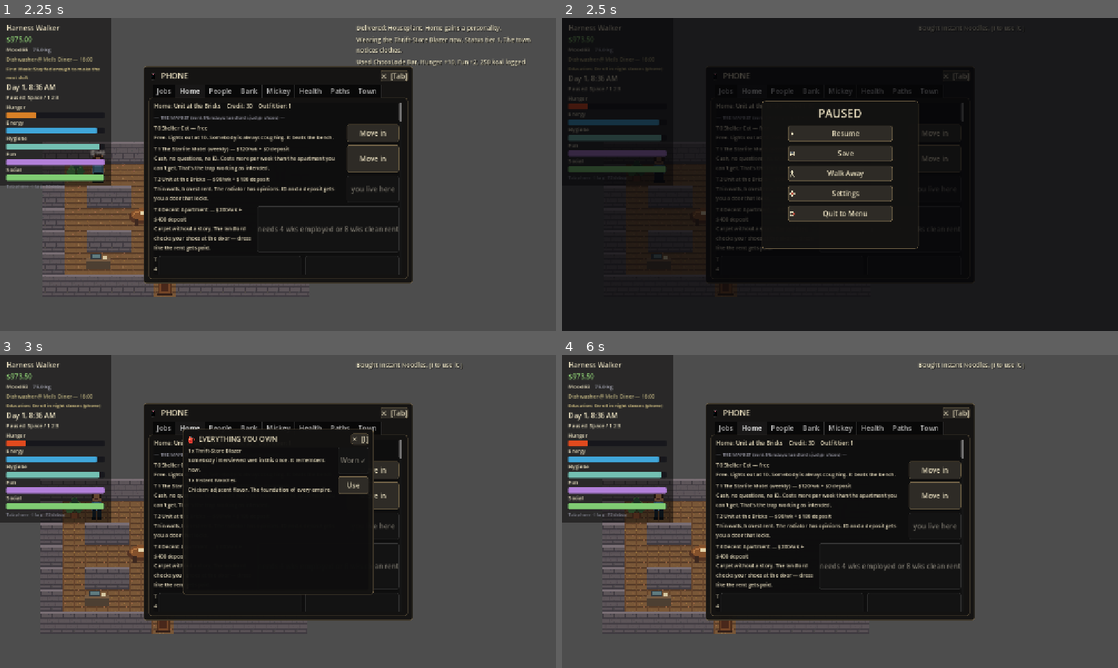
Above: before the commit, frames 1-4 (two rows, left to right).
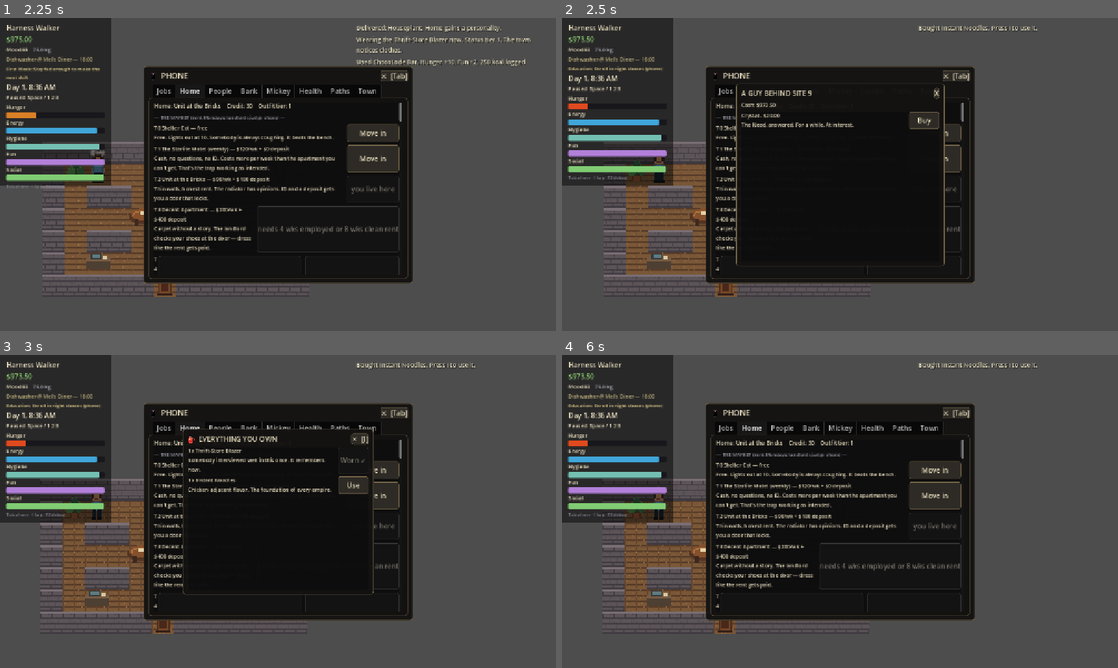
Above: after the commit, the same moments.

Repository: redstonejh/rags
Game: Godot game, scene res://scenes/dev/PlaytestDriver.tscn
Same seed, same stepped clock (60 frames per second), same inputs: the game is played once before the commit and once after it. This scene is started directly instead of the project's main scene.
Inputs (mouse positions are in pixels of both pictures, inside the frame that each line leads up to):
- Up to frame 1 (2.25 s): move the mouse to (400, 158) at 0.52 s; hold D (move_right) 0.53-1.25 s; hold E (interact) 0.53-1.25 s; click (400, 158) at 0.67 s; drag from (166, 190) to (355, 130) at 1.27 s; move the mouse to (333, 105) at 2.02 s; hold D (move_right) from 2.03 s (still down); hold Tab (phone) from 2.03 s (still down)
- Up to frame 2 (2.5 s): keep holding D (move_right); keep holding Tab (phone); tap E (interact) at 2.3 s
- Up to frame 3 (3 s): release D (move_right) at 2.75 s; release Tab (phone) at 2.75 s; tap I (inventory) at 2.75 s; drag from (250, 574) to (161, 624) at 2.77 s
- Up to frame 4 (6 s): click "✕ [Tab]" at 3.5 s; click "Move in" at 4.25 s; click "Move in" at 5 s; click "✕ [I]" at 5.75 s

Frame 1 is identical in both runs. In frame 2, 74% of the frame differs, in the area x 0-100%, y 0-100%; in frame 3, less than 0.1%; in frame 4, less than 0.1%.

Commit message:
Add vendor context to shop UI

Diff:
--- a/scripts/autoload/event_bus.gd
+++ b/scripts/autoload/event_bus.gd
@@ -24,7 +24,7 @@
 signal shift_started(job: JobDef, late_minutes: int)
 signal shift_finished(job: JobDef, late_minutes: int)
 signal shift_dilemma(dilemma: Dictionary)           # post-shift moment; UI presents choices
-signal shop_opened(stock: Array)
+signal shop_opened(payload)
 signal survival_feedback(kind: String, title: String, detail: String) # short action vignette
 signal path_updated                                 # life-path step changed
 signal player_died(cause: String)
--- a/scripts/dev/playtest_driver.gd
+++ b/scripts/dev/playtest_driver.gd
@@ -402,6 +402,9 @@
 			"survival feedback stays behind the shop modal")
 	_check(_descendant_text_contains(shop, "Cash:"),
 			"shop shows current cash even with no dirty money")
+	_check(_descendant_text_contains(shop, "QUIKSTOP")
+			and _descendant_text_contains(shop, "Rob the register"),
+			"shop counter exposes store title and register robbery")
 	var buy_noodles := _find_named_descendant(shop, "Buy_instant_noodles") as Button
 	_check(buy_noodles != null and not buy_noodles.disabled,
 			"shop exposes a named food purchase button")
@@ -427,6 +430,21 @@
 		_check(_descendant_text_contains(shop, "ChocoLode Bar") \
 				and not _descendant_text_contains(shop, "Instant Noodles"),
 				"shop refresh replaces stock rows synchronously")
+		EventBus.shop_opened.emit({
+			"stock": ["meth"],
+			"title": "A GUY BEHIND SITE 9",
+			"allow_pocket": false,
+			"allow_register_robbery": false,
+		})
+		await get_tree().process_frame
+		_check(_descendant_text_contains(shop, "A GUY BEHIND SITE 9"),
+				"dealer payload replaces the shop title")
+		_check(_find_named_descendant(shop, "Buy_meth") != null,
+				"dealer payload exposes contraband purchase")
+		_check(_find_named_descendant(shop, "Pocket_meth") == null,
+				"dealer payload suppresses store shoplifting")
+		_check(not _descendant_text_contains(shop, "Rob the register"),
+				"dealer payload suppresses register robbery")
 
 
 func _open_pause_menu() -> void:
--- a/scripts/ui/shop.gd
+++ b/scripts/ui/shop.gd
@@ -1,11 +1,12 @@
 extends CanvasLayer
-## Shop UI: opens when any ShopCounter emits shop_opened. Infinite stock in
-## M3; prices come straight off the ItemDefs. Cash is cash — the clerk takes
-## the dirty kind too, this is not that kind of store.
+## Shop UI: shared by counters and black-market vendors. The payload decides
+## which commands are legal, so a dealer does not inherit QuikStop-only verbs.
 
 var _panel: PanelContainer
 var _rows_box: VBoxContainer
 var _cash_label: Label
+var _title_label: Label
+var _context: Dictionary = {}
 const MODAL_ID := "shop"
 
 
@@ -52,12 +53,11 @@
 
 	var header := HBoxContainer.new()
 	vbox.add_child(header)
-	var title := Label.new()
-	title.text = "🛒  QUIKSTOP — \"Open Late. Regret Later.\""
-	title.size_flags_horizontal = Control.SIZE_EXPAND_FILL
-	header.add_child(title)
+	_title_label = Label.new()
+	_title_label.size_flags_horizontal = Control.SIZE_EXPAND_FILL
+	header.add_child(_title_label)
 	var close := Button.new()
-	close.text = "✕"
+	close.text = "X"
 	close.pressed.connect(_close)
 	header.add_child(close)
 
@@ -74,10 +74,12 @@
 	scroll.add_child(_rows_box)
 
 
-func _open(stock: Array) -> void:
+func _open(payload) -> void:
+	var stock := _normalize_payload(payload)
 	for child in _rows_box.get_children():
 		_rows_box.remove_child(child)
 		child.queue_free()
+	_title_label.text = str(_context.get("title", "QUIKSTOP - \"Open Late. Regret Later.\""))
 	for item_id in stock:
 		var item := ContentDB.get_item(item_id)
 		if item == null:
@@ -88,7 +90,7 @@
 		var info := Label.new()
 		info.size_flags_horizontal = Control.SIZE_EXPAND_FILL
 		info.autowrap_mode = TextServer.AUTOWRAP_WORD_SMART
-		info.text = "%s — $%.2f\n%s" % [item.display_name, item.value_cents / 100.0, item.description]
+		info.text = "%s - $%.2f\n%s" % [item.display_name, item.value_cents / 100.0, item.description]
 		info.add_theme_font_size_override("font_size", 12)
 		row.add_child(info)
 		var btn := Button.new()
@@ -97,17 +99,19 @@
 		btn.custom_minimum_size = Vector2(70, 0)
 		btn.pressed.connect(_buy.bind(item))
 		row.add_child(btn)
-		var pocket := Button.new()
-		pocket.name = "Pocket_%s" % item.id
-		pocket.text = "Pocket"
-		pocket.tooltip_text = _shoplift_risk_text()
-		pocket.custom_minimum_size = Vector2(70, 0)
-		pocket.pressed.connect(_shoplift.bind(item))
-		row.add_child(pocket)
-	var rob := Button.new()
-	rob.text = "🔫  Rob the register"
-	rob.pressed.connect(_rob_register)
-	_rows_box.add_child(rob)
+		if _context.get("allow_pocket", true):
+			var pocket := Button.new()
+			pocket.name = "Pocket_%s" % item.id
+			pocket.text = "Pocket"
+			pocket.tooltip_text = _shoplift_risk_text()
+			pocket.custom_minimum_size = Vector2(70, 0)
+			pocket.pressed.connect(_shoplift.bind(item))
+			row.add_child(pocket)
+	if _context.get("allow_register_robbery", true):
+		var rob := Button.new()
+		rob.text = "Rob the register"
+		rob.pressed.connect(_rob_register)
+		_rows_box.add_child(rob)
 	_update_cash()
 	var stack := _ui_stack()
 	if stack != null:
@@ -116,12 +120,29 @@
 		visible = true
 
 
+func _normalize_payload(payload) -> Array:
+	_context = {
+		"title": "QUIKSTOP - \"Open Late. Regret Later.\"",
+		"allow_pocket": true,
+		"allow_register_robbery": true,
+		"buy_toast": "Bought %s. Press I to use it.",
+	}
+	if payload is Dictionary:
+		for key in payload.keys():
+			if key != "stock":
+				_context[key] = payload[key]
+		return payload.get("stock", [])
+	if payload is Array:
+		return payload
+	return []
+
+
 func _buy(item: ItemDef) -> void:
 	var sheet: CharacterSheet = WorldState.player_sheet
 	if sheet.cash_cents + sheet.dirty_cents < item.value_cents:
 		EventBus.toast.emit("The register makes a sad noise. You can't afford that.")
 		return
-	# Clean cash first; the street kind covers the rest. The clerk doesn't care.
+	# Clean cash first; the street kind covers the rest. The clerk does not care.
 	var from_clean: int = mini(sheet.cash_cents, item.value_cents)
 	if from_clean > 0:
 		sheet.add_cash(-from_clean)
@@ -130,7 +151,7 @@
 		sheet.add_dirty_cash(-from_dirty)
 	sheet.inventory.append(item.id)
 	EventBus.path_updated.emit()
-	EventBus.toast.emit("Bought %s. (I to use it.)" % item.display_name)
+	EventBus.toast.emit(str(_context.get("buy_toast", "Bought %s. Press I to use it.")) % item.display_name)
 	_update_cash()
 
 
@@ -162,7 +183,7 @@
 		roundi(chance * 100.0), attention]
 
 
-## Always witnesses. ALWAYS. That's what the 'armed' part buys you.
+## Always witnesses. ALWAYS. That is what the armed part buys you.
 func _rob_register() -> void:
 	var sheet: CharacterSheet = WorldState.player_sheet
 	var loot := CrimeSystem.random_int(20000, 60000)
--- a/scripts/world/dealer_spot.gd
+++ b/scripts/world/dealer_spot.gd
@@ -40,4 +40,10 @@
 
 func interact(_actor: Node) -> void:
 	EventBus.toast.emit("\"What do you need?\" He asks it like a pharmacist who lost a bet.")
-	EventBus.shop_opened.emit(MENU)
+	EventBus.shop_opened.emit({
+		"stock": MENU,
+		"title": "A GUY BEHIND SITE 9",
+		"allow_pocket": false,
+		"allow_register_robbery": false,
+		"buy_toast": "%s disappears into your pocket like evidence.",
+	})
--- a/scripts/world/shop_counter.gd
+++ b/scripts/world/shop_counter.gd
@@ -31,4 +31,9 @@
 
 
 func interact(_actor: Node) -> void:
-	EventBus.shop_opened.emit(stock)
+	EventBus.shop_opened.emit({
+		"stock": stock,
+		"title": "QUIKSTOP - \"Open Late. Regret Later.\"",
+		"allow_pocket": true,
+		"allow_register_robbery": true,
+	})
Not shown, changed: docs/PROGRESS.md
Not shown, changed: docs/REBUILD_PLAN.md
